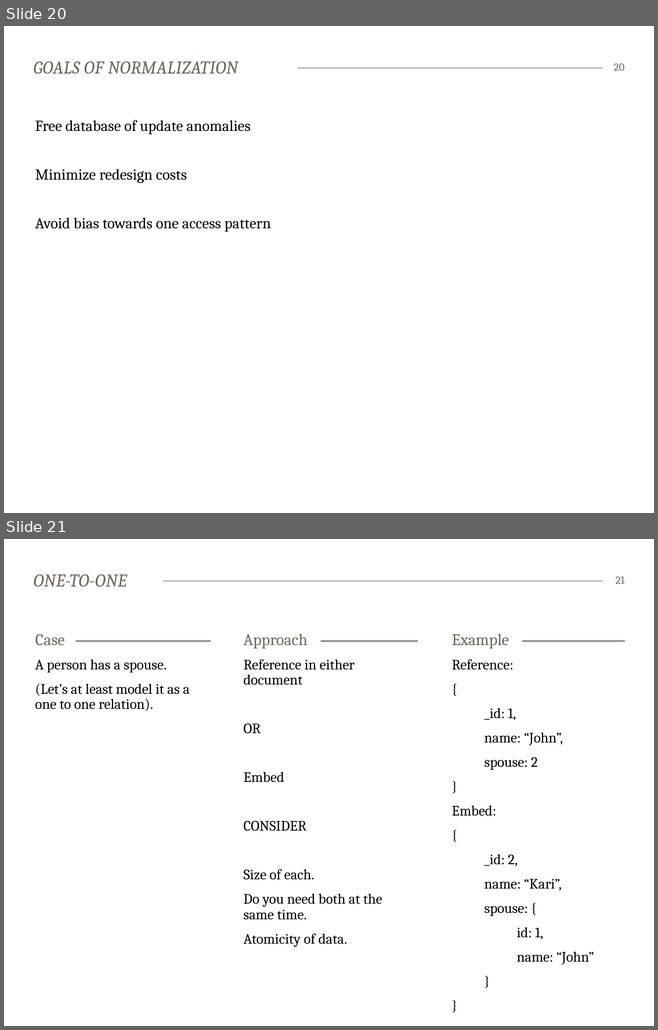
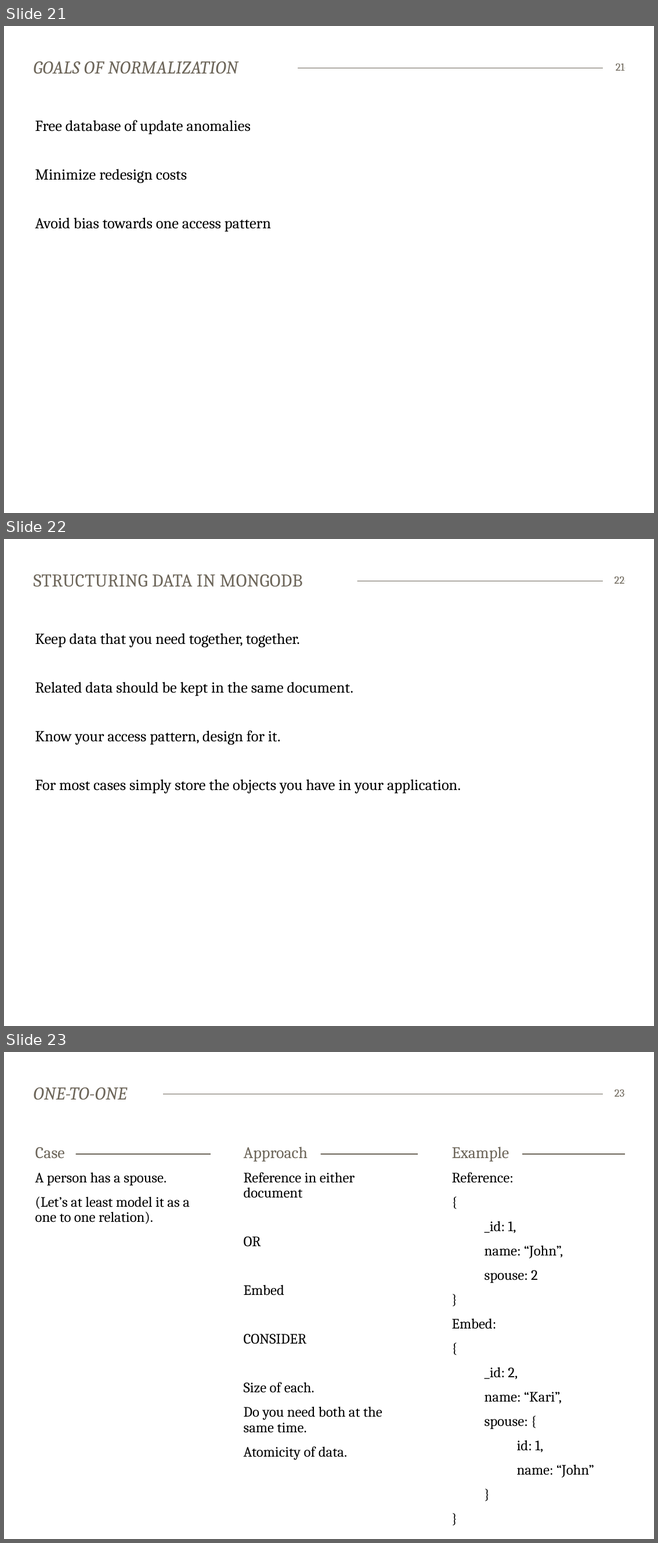
Before and after one commit to bekkopen/databasekurs, a slide deck: mongodb/mongodb-slides.pptx. Shown one above the other, each under a label of ours: slides 20 and 21 before the commit, slides 21, 22 and 23 after it. The pictures are 658x1030 and 658x1543 pixels, drawn with LibreOffice and Linux fonts; fonts in the diff are those of the drawing. Boxes give left, top, right and bottom in pixels: in the first picture for what was removed or moved away, otherwise in the second. Text is boxed around its words. In the diff, an @@ line names an element or a change of style, - is before the commit and + after.

```diff
--- a/mongodb/mongodb-slides.pptx
+++ b/mongodb/mongodb-slides.pptx
@@ slide 22 added at (4,539,654,1026), background #FFFFFF; not listed: 1 template element that a slide beside it also shows @@
@@ title added at (34,574,303,587), 20 pt, text #6C6559 @@
+STRUCTURING DATA IN MONGODB
@@ page number added at (614,576,625,584), 12 pt, text #6C6559 @@
+22
@@ text added at (35,633,460,794), 17 pt, text #000000 @@
+Keep data that you need together, together.
+Related data should be kept in the same document.
+Know your access pattern, design for it.
+For most cases simply store the objects you have in your application.
@@ what was slide 20 is now slide 21 @@
@@ page number at (615,63,625,71): text changed @@
-20
+21
@@ what was slide 21 is now slide 23 @@
@@ page number at (614,1089,624,1097): text changed @@
-21
+23
```
Also in this commit, not shown: 2 slides changed, 1 other slide added, 1 slide removed.
